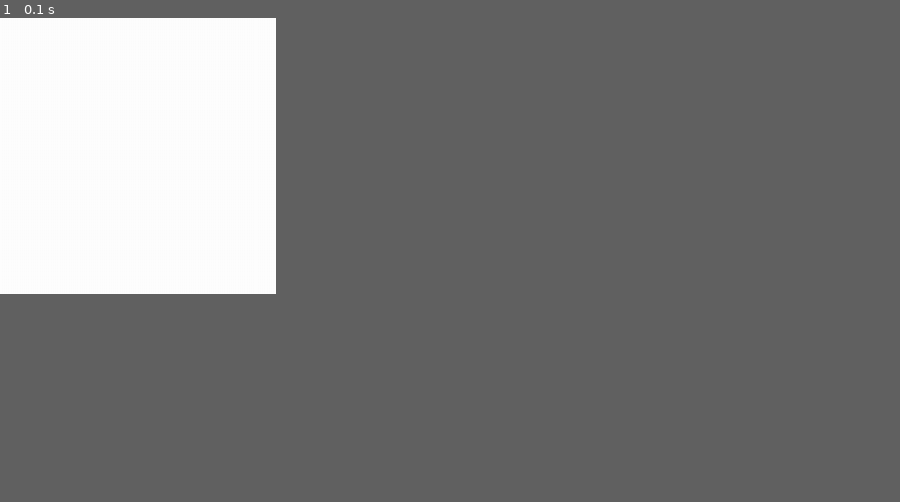
Above: before the commit, frame 1.
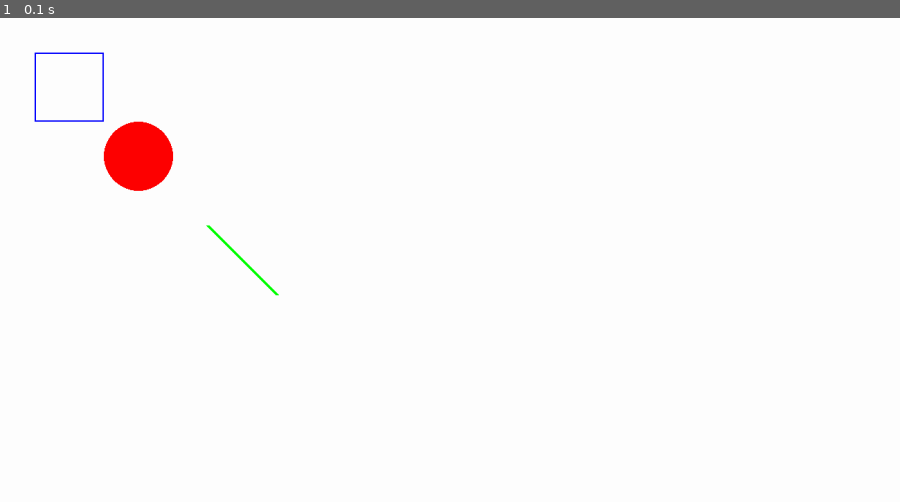
Above: after the commit, the same moment.

Repository: CharlesHsu-noob/fuckUpygame
Game: pygame game, started from practice_main.py
Same seed, same stepped clock (60 frames per second), same inputs: the game is played once before the commit and once after it.
Inputs:
- Up to frame 1 (0.1 s): no input
In our replay, the window is 276x276 before the commit and 900x484 after it. These sizes can differ from the game's own. Grey fills any space a smaller window leaves; there, only what the larger window draws over its background counts as a difference.

The runs differ from the first frame. In frame 1, 1.1% of the frame differs, in the area x 3-31%, y 7-58%.

Commit message:
draw something

Diff:
--- a/practice_main.py
+++ b/practice_main.py
@@ -1,13 +1,17 @@
 import pygame as pg
 
 pg.init()
-w,h=400,400
+w,h=1300,700
 screen=pg.display.set_mode((w,h))
 pg.display.set_caption("practice")
 
 bg=pg.Surface(screen.get_size())
 bg=bg.convert()
 bg.fill((255,255,255)) # white
+
+pg.draw.rect(bg,(0,0,255),(50,50,100,100),2) #blue rectangle
+pg.draw.circle(bg,(255,0,0),(200,200),50) #red circle
+pg.draw.line(bg,(0,255,0),(300,300),(400,400),5) #green line
 screen.blit(bg,(0,0))#display the background
 pg.display.update()
 
